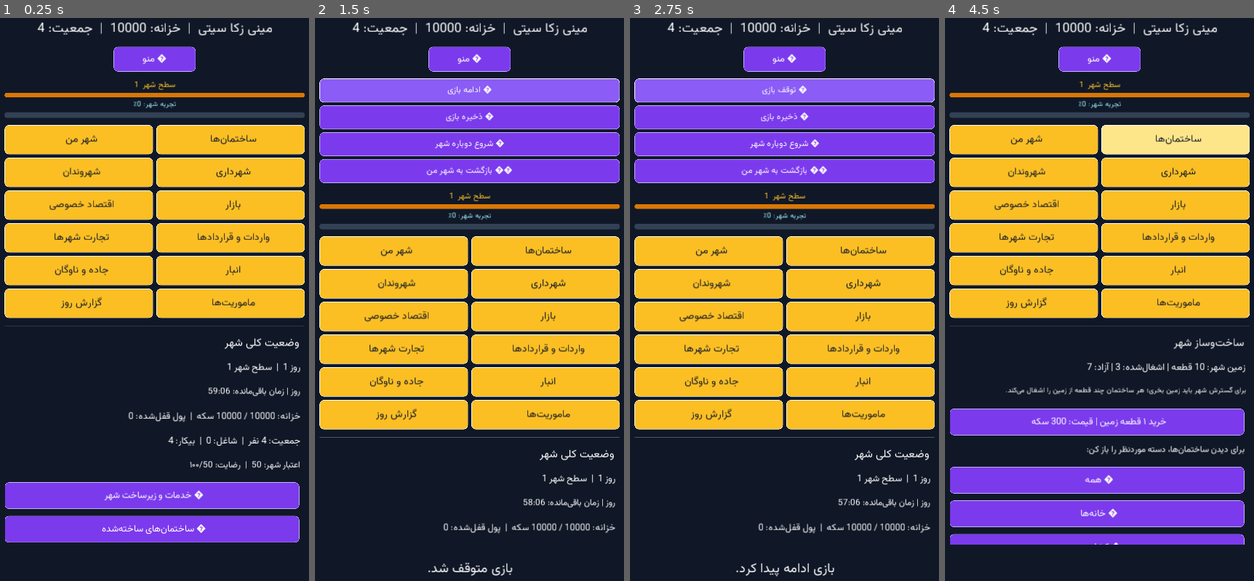
Above: before the commit, frames 1-4 (left to right).
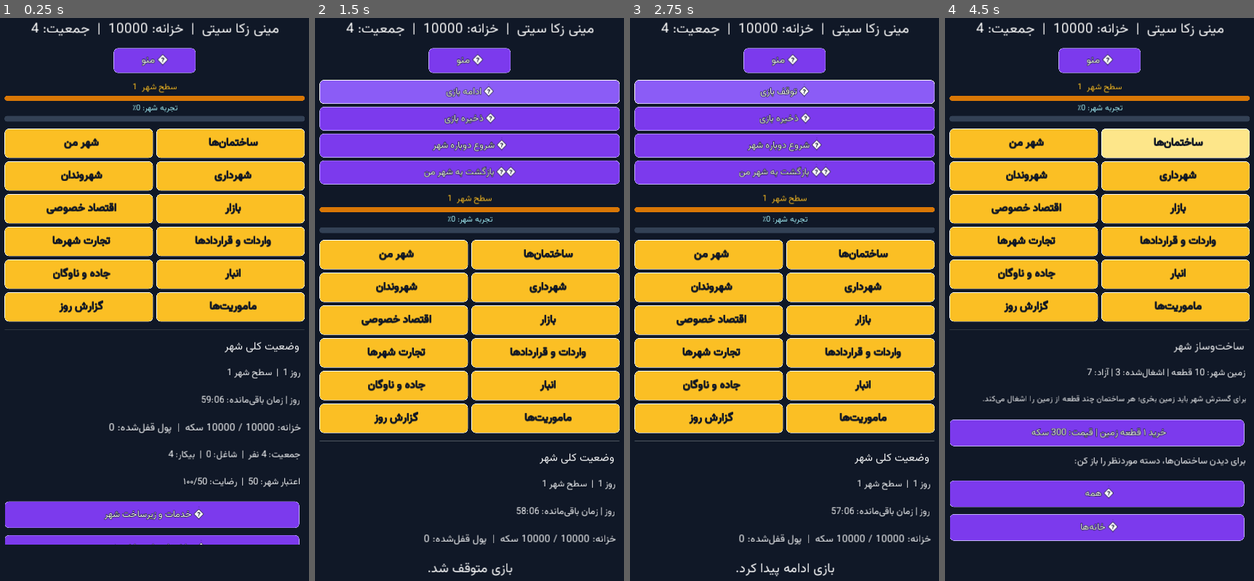
Above: after the commit, the same moments.

Repository: zekainstabot/mini-zeka-city
Game: Godot game, scene res://Main.tscn
The game is run twice, just before and just after one commit, with the same random seed, the same clock (stepped at 60 frames per second) and the same inputs.
Inputs:
- Up to frame 1 (0.25 s): no input
- Up to frame 2 (1.5 s): click "ﻮﻨﻣ ☰" at 0.5 s; click "ﯼﺯﺎﺑ ﻒﻗﻮﺗ ⏸" at 1.25 s
- Up to frame 3 (2.75 s): click "ﯼﺯﺎﺑ ﻪﻣﺍﺩﺍ ▶" at 2 s
- Up to frame 4 (4.5 s): click "ﯼﺯﺎﺑ ﻩﺮﯿﺧﺫ 💾" at 2.75 s; click "ﻦﻣ ﺮﻬﺷ" at 3.5 s; click "ﺎﻫ‌ﻥﺎﻤﺘﺧﺎﺳ" at 4.25 s

The runs differ from the first frame. In frame 1, 24% of the frame differs, in the area x 1-99%, y 0-94%; in frame 2, 20%; in frame 3, 20%; in frame 4, 29%.

Commit message:
Improve UI text contrast and readability

Diff:
--- a/scripts/Main.gd
+++ b/scripts/Main.gd
@@ -394,7 +394,10 @@
 	font.font_data = ui_font.font_data
 	font.use_filter = true
 	font.use_mipmaps = false
-	font.size = int(size) + (2 if get_viewport_rect().size.x < 900 else 0)
+	# Slightly larger glyphs and a subtle dark outline improve readability on mobile.
+	font.size = int(size) + (3 if get_viewport_rect().size.x < 900 else 2)
+	font.outline_size = 1
+	font.outline_color = Color("#0b1220")
 	control.add_font_override("font", font)
 	return font
 
@@ -438,8 +441,9 @@
 	_apply_font(label, size)
 	label.autowrap = true
 	label.size_flags_horizontal = Control.SIZE_EXPAND_FILL
-	label.rect_min_size = Vector2(0, 38 if get_viewport_rect().size.x < 900 else 30)
-	label.add_color_override("font_color", Color("#ffffff"))
+	label.rect_min_size = Vector2(0, 44 if get_viewport_rect().size.x < 900 else 34)
+	label.add_color_override("font_color", Color("#f8fafc"))
+	label.add_color_override("font_color_shadow", Color("#0b1220"))
 	label.modulate = Color("#ffffff")
 	content.add_child(label)
 	return label
